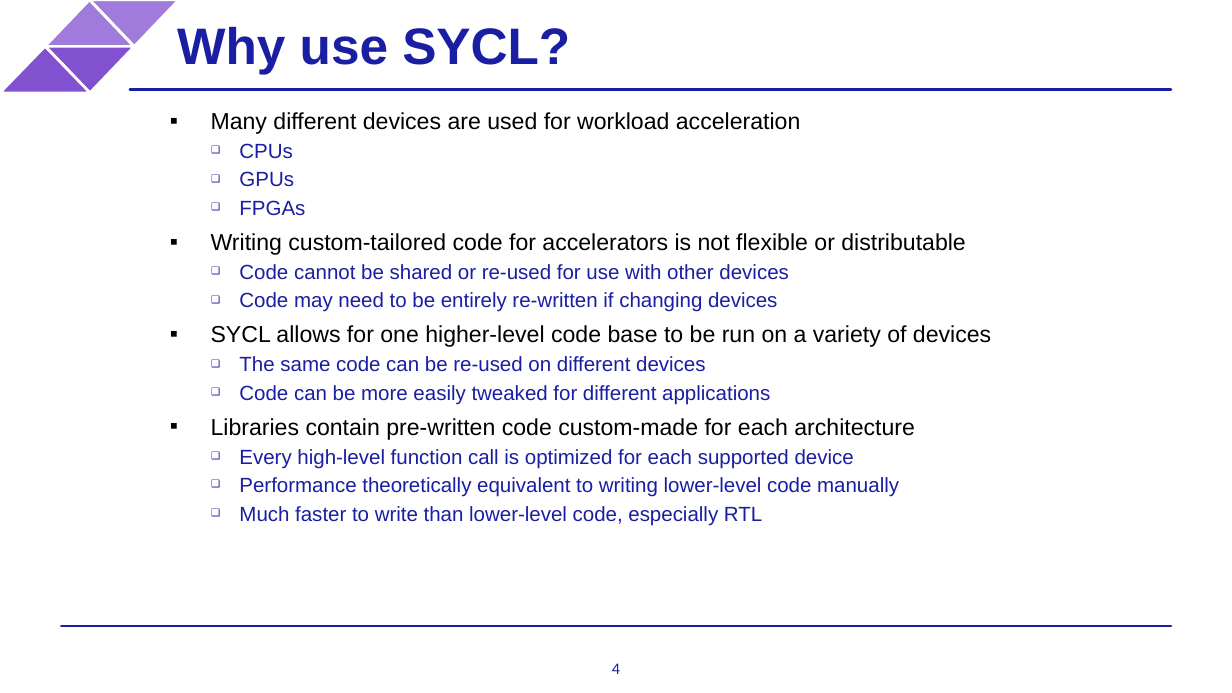
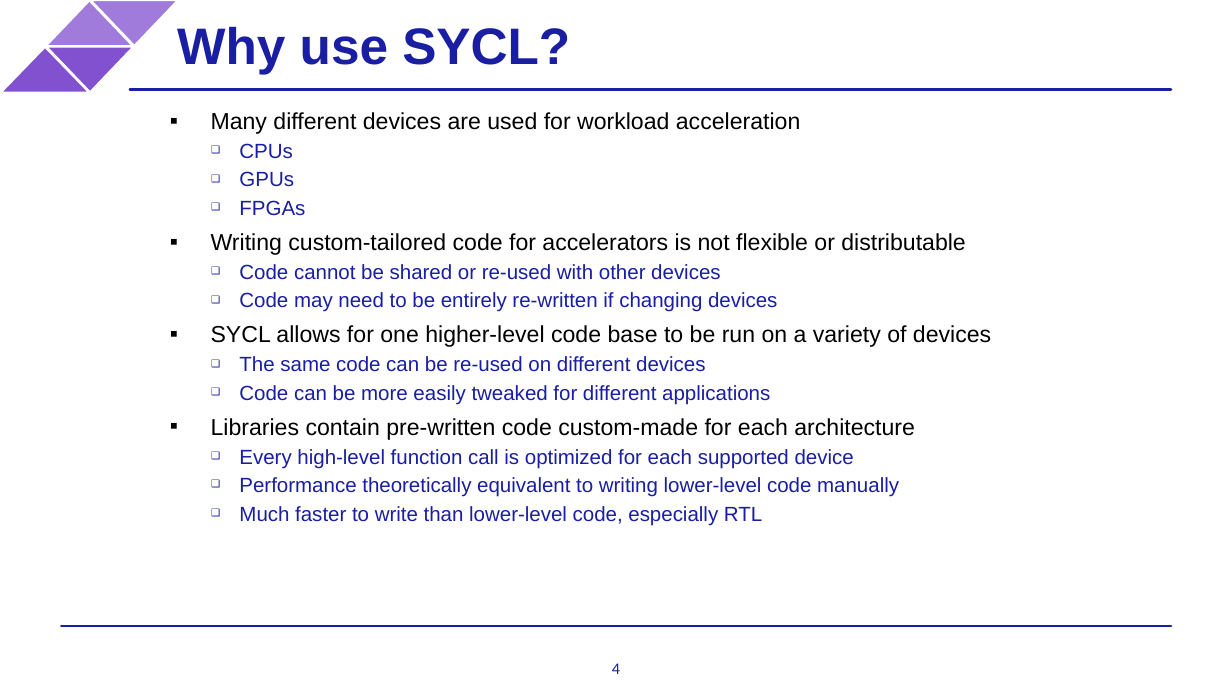
Before and after one commit to BenjaminMFindley/Reconfig-2-SYCL-DPCPP, a slide deck: slide 4 of Slides/SYCL intro.pptx. Drawn at 1232x693 pixels with LibreOffice and Linux fonts; fonts in the diff are those of the drawing; background and template pictures are left out. Boxes give left, top, right and bottom in pixels: in the first picture for what was removed or moved away, otherwise in the second. Text is boxed around its words. In the diff, an @@ line names an element or a change of style, - is before the commit and + after.

```diff
--- a/Slides/SYCL intro.pptx
+++ b/Slides/SYCL intro.pptx
@@ text at (239, 264, 720, 280): text changed @@
-  ❑ Code cannot be shared or re-used for use with other devices
+  ❑ Code cannot be shared or re-used with other devices
```
Also in this commit, not shown: 2 other slides changed, 3 slides added.
